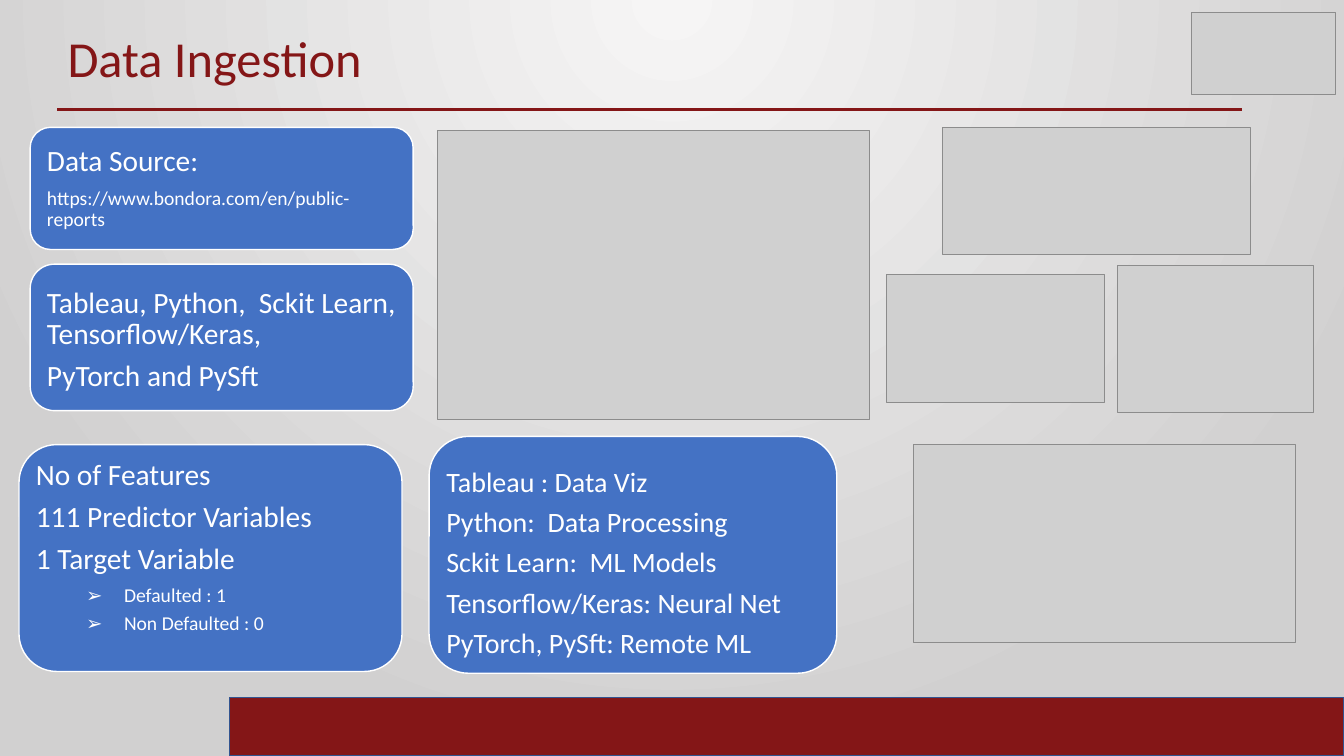
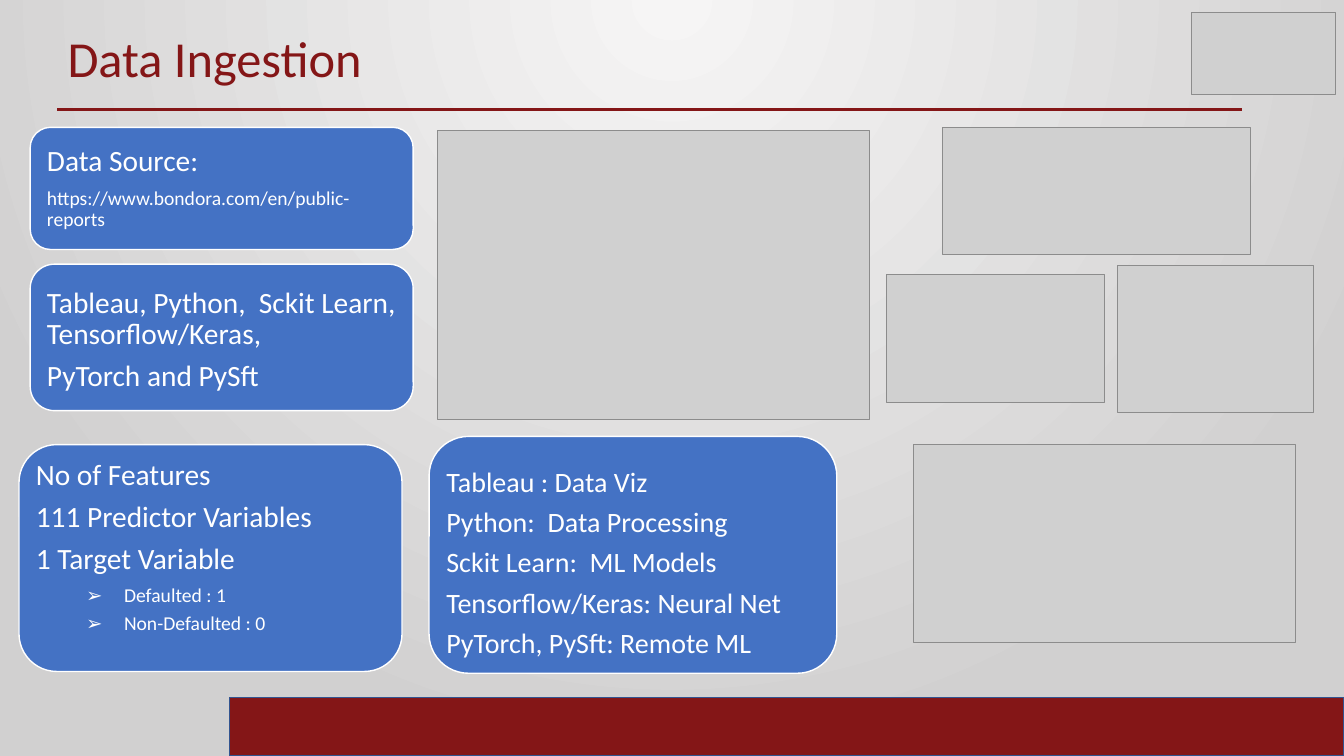
Before and after one commit to ramrao0102/DSA5900-Project, a slide deck: slide 3 of Ram_Rao_Final_Practicum.pptx. Drawn at 1344x756 pixels with LibreOffice and Linux fonts; fonts in the diff are those of the drawing; grey boxes stand for pictures; background and template pictures are left out. Boxes give left, top, right and bottom in pixels: in the first picture for what was removed or moved away, otherwise in the second. Text is boxed around its words. In the diff, an @@ line names an element or a change of style, - is before the commit and + after.

```diff
--- a/Ram_Rao_Final_Practicum.pptx
+++ b/Ram_Rao_Final_Practicum.pptx
@@ text at box(124, 616, 265, 630): text changed @@
-  ➢ Non Defaulted : 0
+  ➢ Non-Defaulted : 0
```
Also in this commit, not shown: 3 other slides changed, 3 other files.
